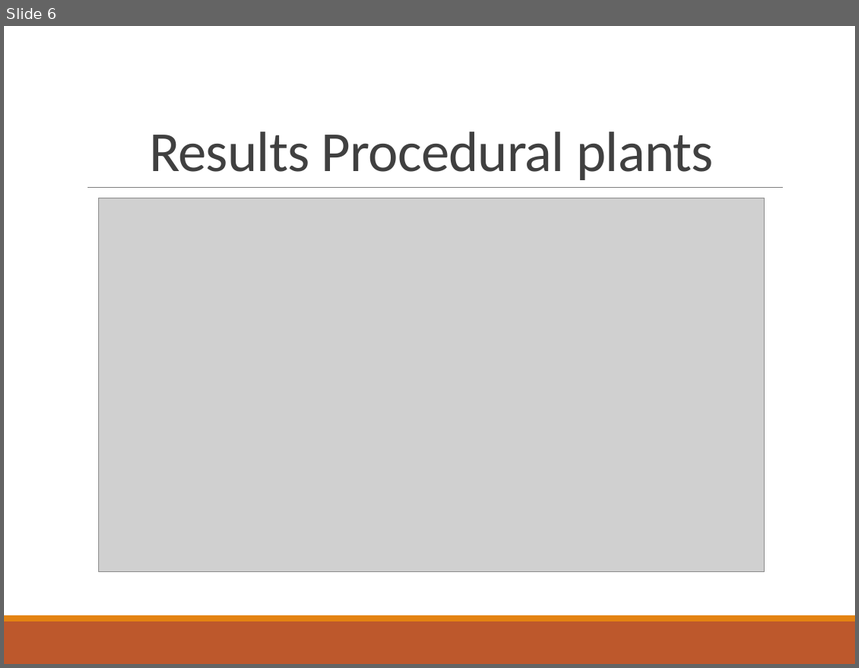
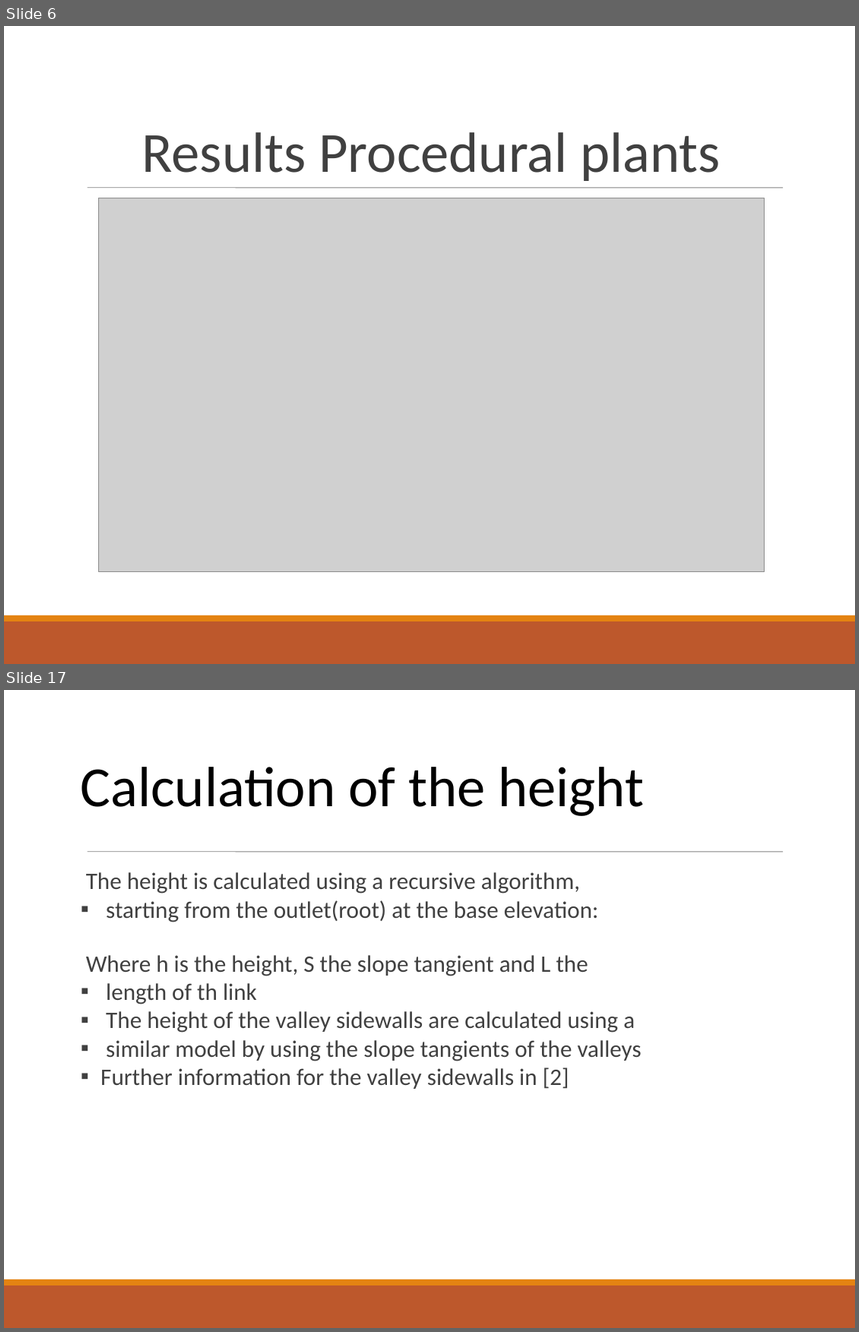
Before and after one commit to Philipp-M/ACG, a slide deck: proceduralTerrainAndTrees_project2/presentation/Advanced Computer Graphics.pptx. Shown one above the other, each under a label of ours: slide 6 before the commit, slides 6 and 17 after it; the slides between them are not shown. The pictures are 859x668 and 859x1332 pixels, drawn with LibreOffice and Linux fonts; fonts in the diff are those of the drawing; grey boxes stand for pictures. Boxes give left, top, right and bottom in pixels: in the first picture for what was removed or moved away, otherwise in the second. Text is boxed around its words. In the diff, an @@ line names an element or a change of style, - is before the commit and + after.

```diff
--- a/proceduralTerrainAndTrees_project2/presentation/Advanced Computer Graphics.pptx
+++ b/proceduralTerrainAndTrees_project2/presentation/Advanced Computer Graphics.pptx
@@ slide 17 added at (x1=4, y1=690, x2=855, y2=1328), background #FFFFFF; not listed: 3 template elements that a slide beside it also shows @@
@@ text added at (x1=81, y1=767, x2=644, y2=816), 48 pt, text #000000 @@
+Calculation of the height
@@ text added at (x1=86, y1=872, x2=642, y2=1089), 20 pt, text #404040 @@
+▪ The height is calculated using a recursive algorithm,
+  starting from the outlet(root) at the base elevation:
+▪ Where h is the height, S the slope tangient and L the
+  length of th link
+▪ The height of the valley sidewalls are calculated using a
+  similar model by using the slope tangients of the valleys
+▪ Further information for the valley sidewalls in [2]
@@ slide 6 changed as well @@
@@ text "Results Procedural plants" at (x1=142, y1=132, x2=721, y2=181): letter spacing -0.5 to 0 pt; line spacing 0.85 to 1 @@
@@ line (88, 188) - (783, 188): stroke #808080 0.5 pt to #808080 0.51 pt @@
```
Also in this commit, not shown: 5 other slides changed, 11 other slides added, 1 slide removed, 2 other files.
